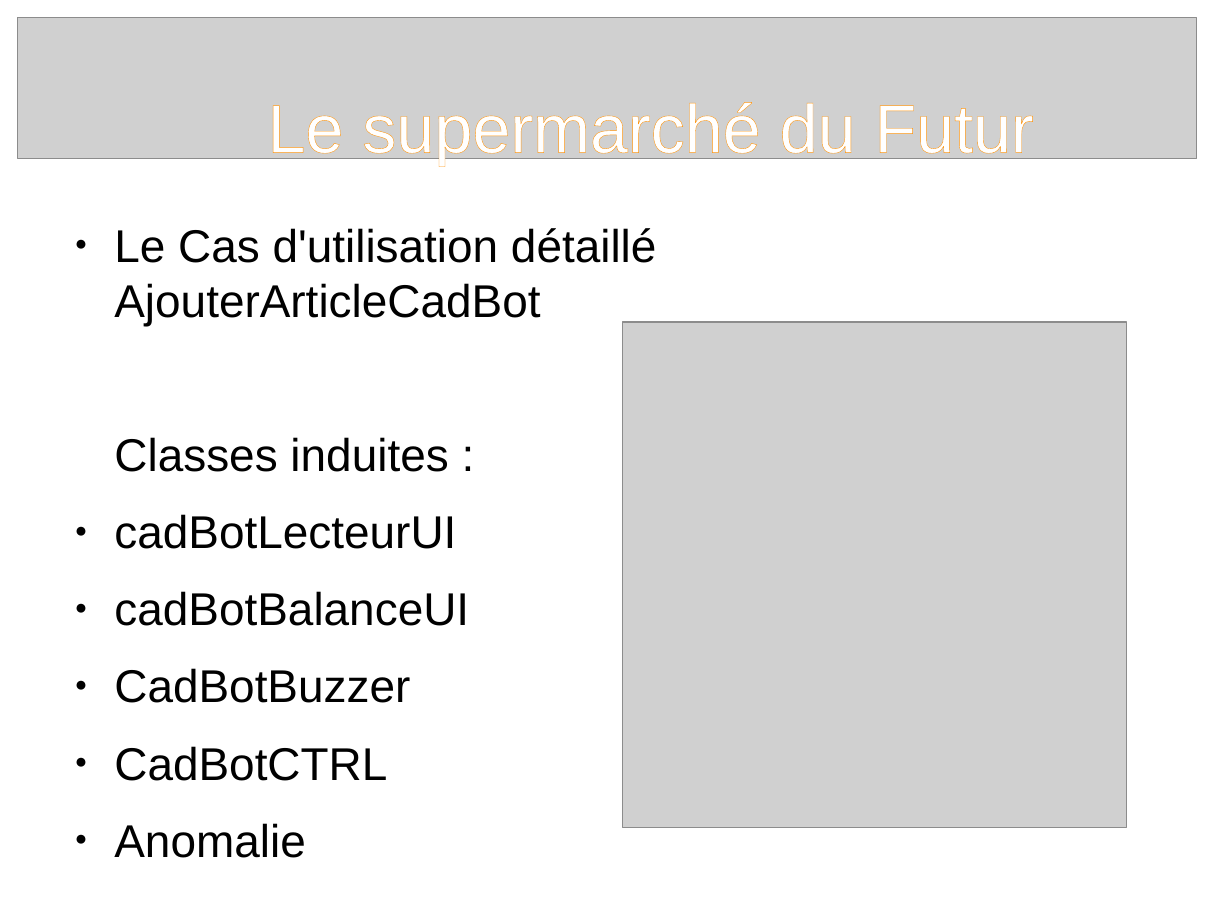
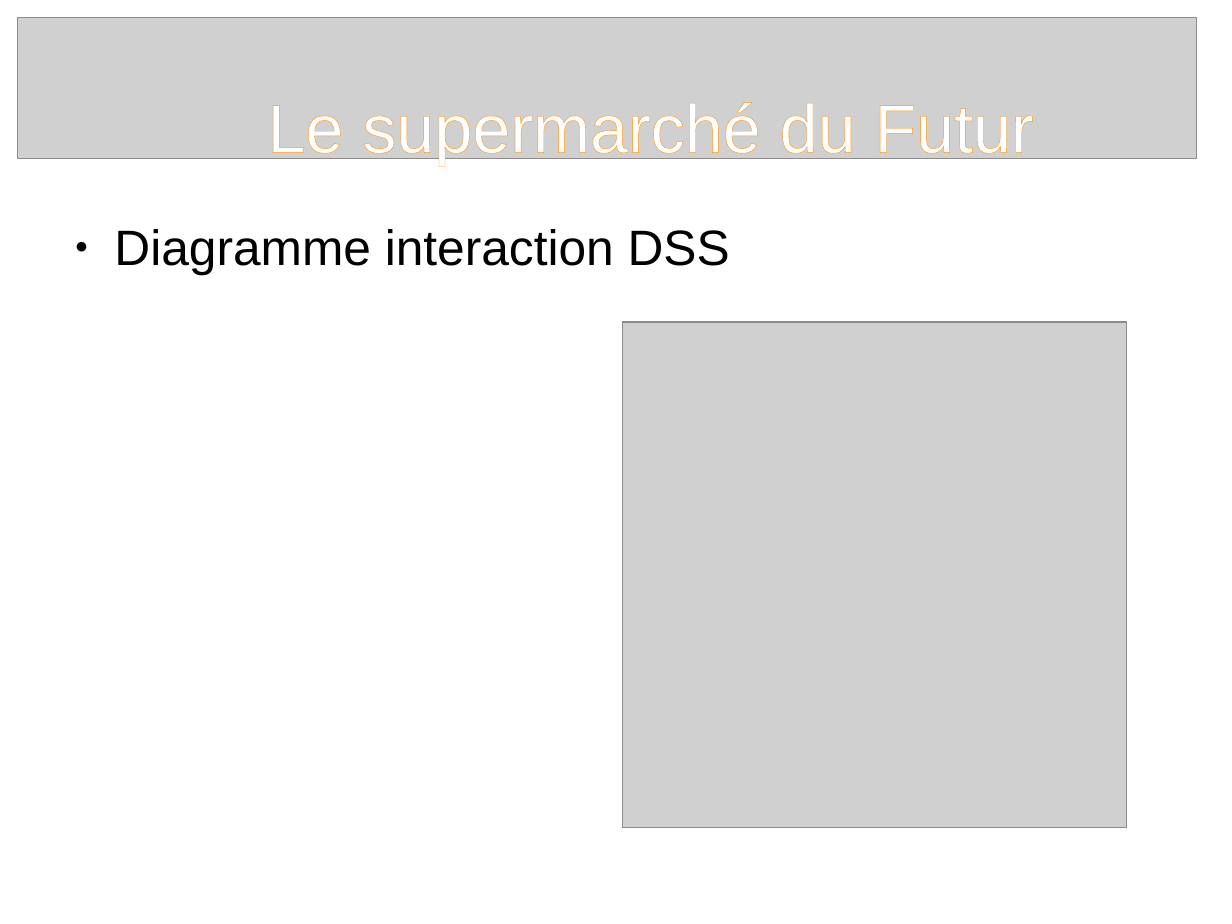
Before and after one commit to agerussi/supermarche, a slide deck: slide 19 of impress_FD.odp (slide 2 before the commit). Drawn at 1232x924 pixels with LibreOffice and Linux fonts; fonts in the diff are those of the drawing; grey boxes stand for pictures. Boxes give left, top, right and bottom in pixels: in the first picture for what was removed or moved away, otherwise in the second. Text is boxed around its words. In the diff, an @@ line names an element or a change of style, - is before the commit and + after.

```diff
--- a/impress_FD.odp
+++ b/impress_FD.odp
@@ text at (114, 229, 730, 275): text changed; size 29.6 to 32 pt @@
-● Le Cas d'utilisation détaillé
-  AjouterArticleCadBot
-Classes induites :
-● cadBotLecteurUI
-● cadBotBalanceUI
-● CadBotBuzzer
-● CadBotCTRL
-● Anomalie
+● Diagramme interaction DSS
```
Also in this commit, not shown: 2 other slides changed, 17 slides added, 11 other files.
